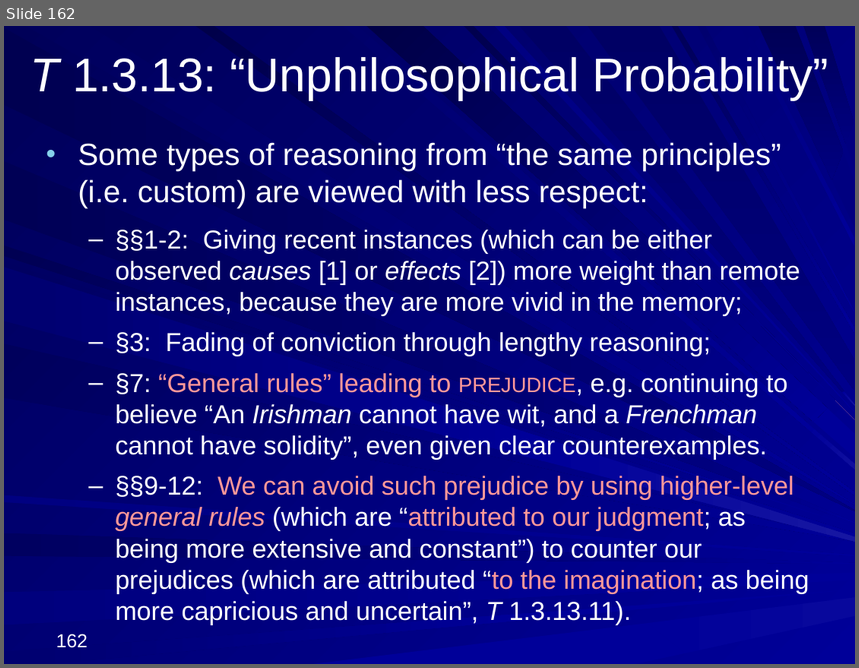
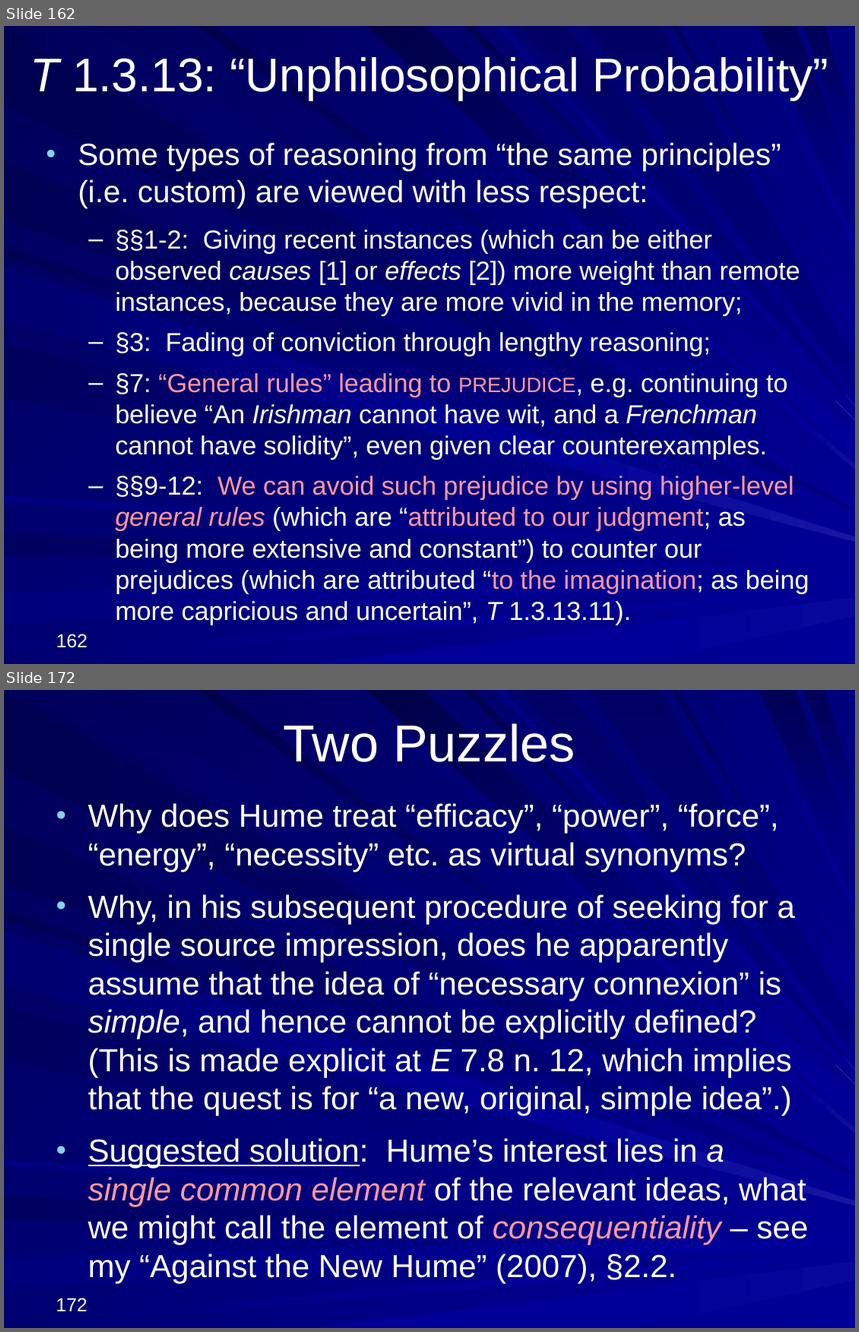
Before and after one commit to englishphilosophy/hume-texts-online, a slide deck: teaching/lectures/2024_Hume_MT_current.pptx. Shown one above the other, each under a label of ours: slide 162 before the commit, slides 162 and 172 after it; the slides between them are not shown. The pictures are 859x668 and 859x1332 pixels, drawn with LibreOffice and Linux fonts; fonts in the diff are those of the drawing. Boxes give left, top, right and bottom in pixels: in the first picture for what was removed or moved away, otherwise in the second. Text is boxed around its words. In the diff, an @@ line names an element or a change of style, - is before the commit and + after.

```diff
--- a/teaching/lectures/2024_Hume_MT_current.pptx
+++ b/teaching/lectures/2024_Hume_MT_current.pptx
@@ slide 172 added at [4,690,855,1328], background gradient #000078 to #000099; not listed: 37 template elements that a slide beside it also shows @@
@@ title added at [284,723,576,762], 44 pt, text #FFFFFF @@
+Two Puzzles
@@ text added at [88,803,809,1284], 27 pt, text #FFFFFF @@
+• Why does Hume treat “efficacy”, “power”, “force”, “energy”, “necessity” etc. as virtual synonyms?
+• Why, in his subsequent procedure of seeking for a single source impression, does he apparently assume that the idea of “necessary connexion” is simple, and hence cannot be explicitly defined? (This is made explicit at E 7.8 n. 12, which implies that the quest is for “a new, original, simple idea”.)
+• Suggested solution: Hume’s interest lies in a single common element of the relevant ideas, what we might call the element of consequentiality – see my “Against the New Hume” (2007), §2.2.
@@ page number added at [56,1298,87,1312], 16 pt, text #FFFFFF @@
+172
```
Also in this commit, not shown: 47 other slides added, 2 other files.
